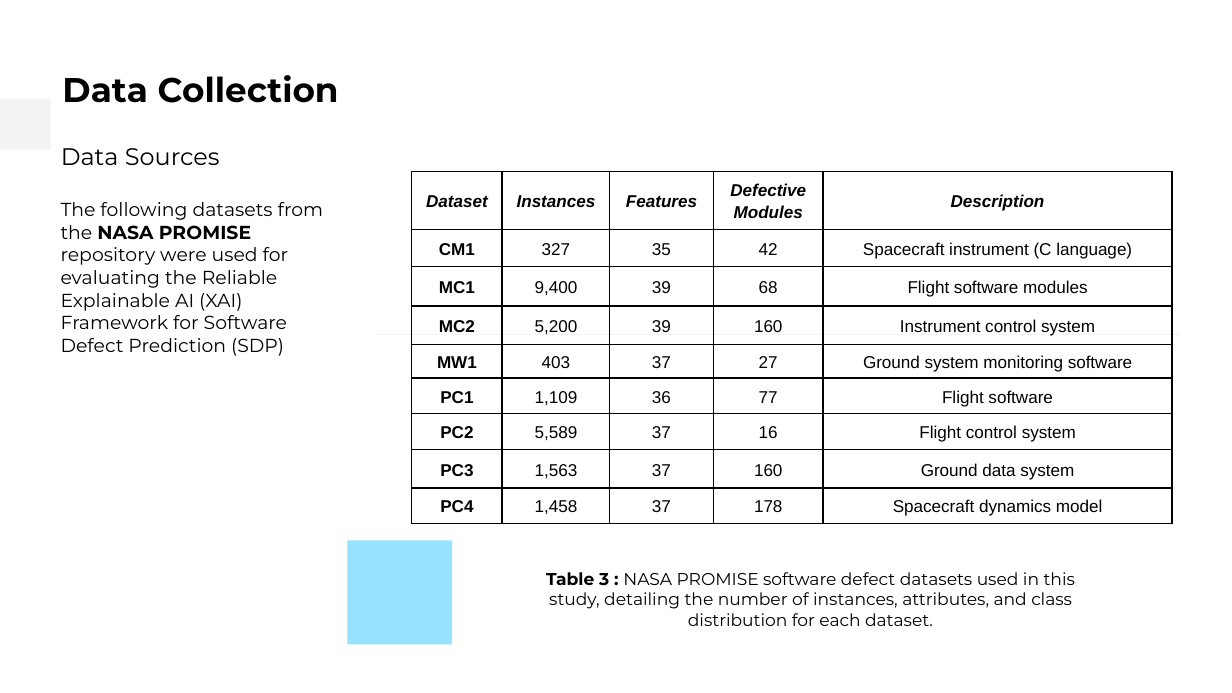
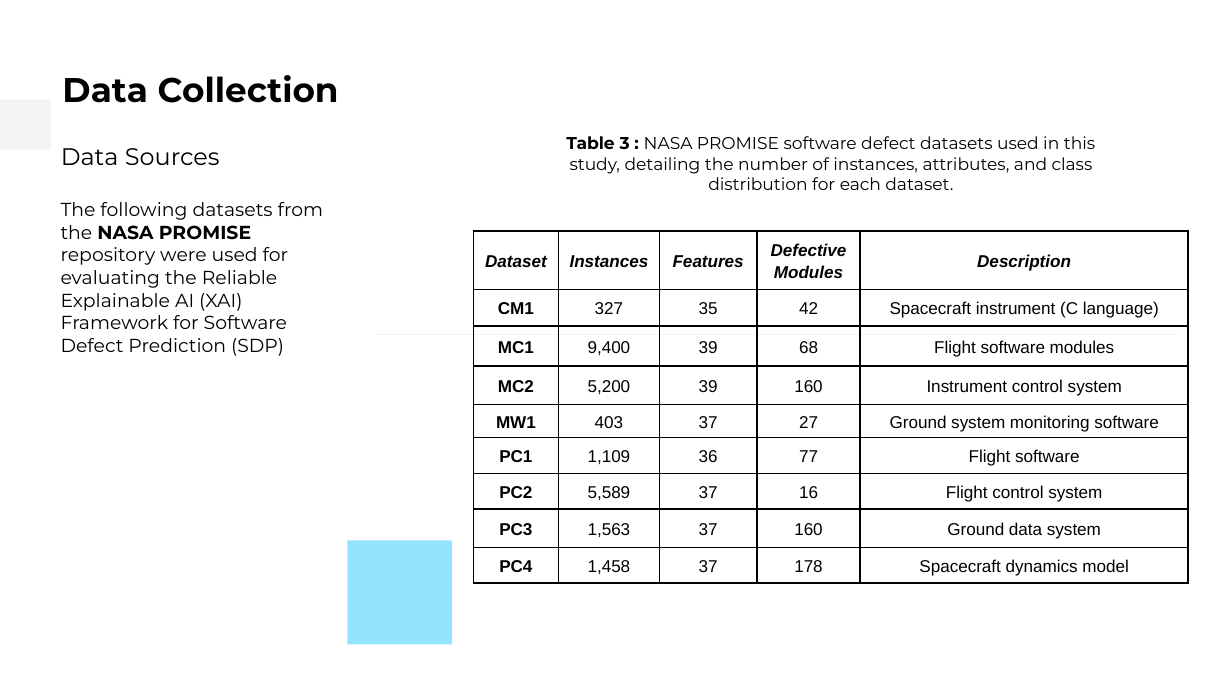
Before and after one commit to uditjain100/TrustX-Defect, a slide deck: slide 7 of Documentation/24CSM1R23_Mid_4th.pptx. Drawn at 1232x693 pixels with LibreOffice and Linux fonts; fonts in the diff are those of the drawing. Boxes give left, top, right and bottom in pixels: in the first picture for what was removed or moved away, otherwise in the second. Text is boxed around its words. In the diff, an @@ line names an element or a change of style, - is before the commit and + after.

```diff
--- a/Documentation/24CSM1R23_Mid_4th.pptx
+++ b/Documentation/24CSM1R23_Mid_4th.pptx
@@ subtitle "Table 3 : NASA PROMISE ...": place and size @@
-subtitle "Table 3 : NASA PROMISE ..." at box(546, 572, 1075, 626)
+subtitle "Table 3 : NASA PROMISE ..." at box(566, 136, 1095, 190)
@@ table: place and size @@
-table at box(411, 171, 1172, 524)
+table at box(473, 230, 1188, 583)
```
Also in this commit, not shown: 5 other slides changed, 1 slide added, 1 other file.
